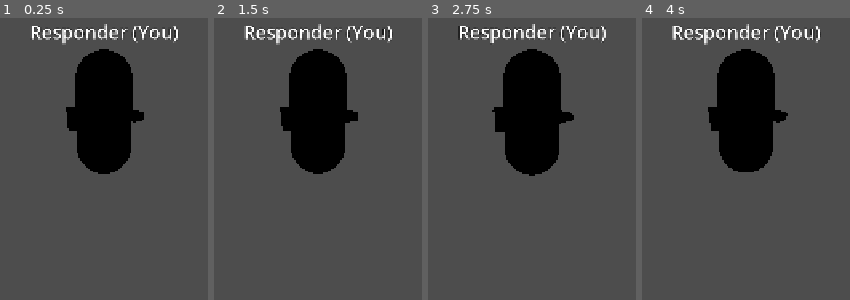
Above: before the commit, frames 1-4 (left to right).
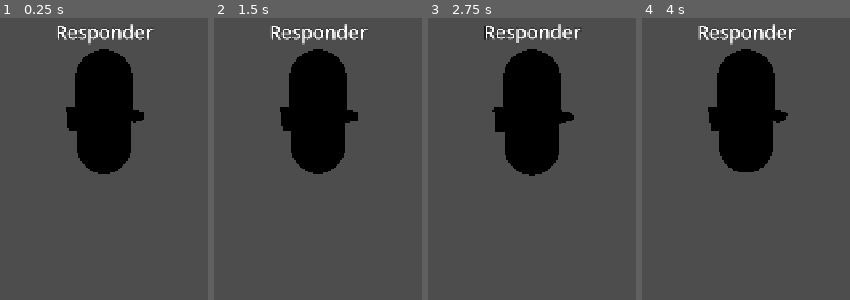
Above: after the commit, the same moments.

Repository: GodotGarden/search-and-rescue
Game: Godot game, scene res://scenes/player/Responder.tscn
The game is run twice, just before and just after one commit, with the same random seed, the same clock (stepped at 60 frames per second) and the same inputs. This scene is started directly instead of the project's main scene.
Inputs (mouse positions are in pixels of both pictures, inside the frame that each line leads up to):
- Up to frame 1 (0.25 s): no input
- Up to frame 2 (1.5 s): tap Enter at 0.5 s; move the mouse to (361, 74) at 0.52 s; hold 1 (equip_tool_1) 0.53-1.28 s; hold W (move_forward) from 0.53 s (still down); tap Space (jump) at 0.77, 1.25 s; move the mouse to (278, 77) at 1.27 s; tap 2 (equip_tool_2) at 1.35 s
- Up to frame 3 (2.75 s): keep holding W (move_forward); tap Space (jump) at 1.52 s; tap Enter at 2 s; move the mouse to (552, 65) at 2.02 s; hold 3 (equip_tool_3) from 2.03 s (still down)
- Up to frame 4 (4 s): keep holding W (move_forward); tap Space (jump) at 2.75, 3.02, 3.77 s; move the mouse to (735, 82) at 2.77 s; release 3 (equip_tool_3) at 2.78 s; tap E (interact) at 2.85 s; tap Enter at 3.5 s; move the mouse to (806, 80) at 3.52 s; hold Shift (sprint) from 3.53 s (still down)

The runs differ from the first frame. In frame 1, 2.0% of the frame differs, in the area x 15-87%, y 2-10%; in frame 2, 2.1%, in the area x 14-87%, y 2-10%; in frame 3, 2.0%; in frame 4, 2.1%.

Commit message:
Show responder names without local suffix

Diff:
--- a/scripts/player/responder.gd
+++ b/scripts/player/responder.gd
@@ -113,7 +113,7 @@
 
 
 func _update_name_tag() -> void:
-	name_tag.text = "%s (You)" % _display_name if is_multiplayer_authority() else _display_name
+	name_tag.text = _display_name
 
 
 func _set_binoculars_active(active: bool) -> void:
Not shown, changed: docs/lan-multiplayer-testing.md
